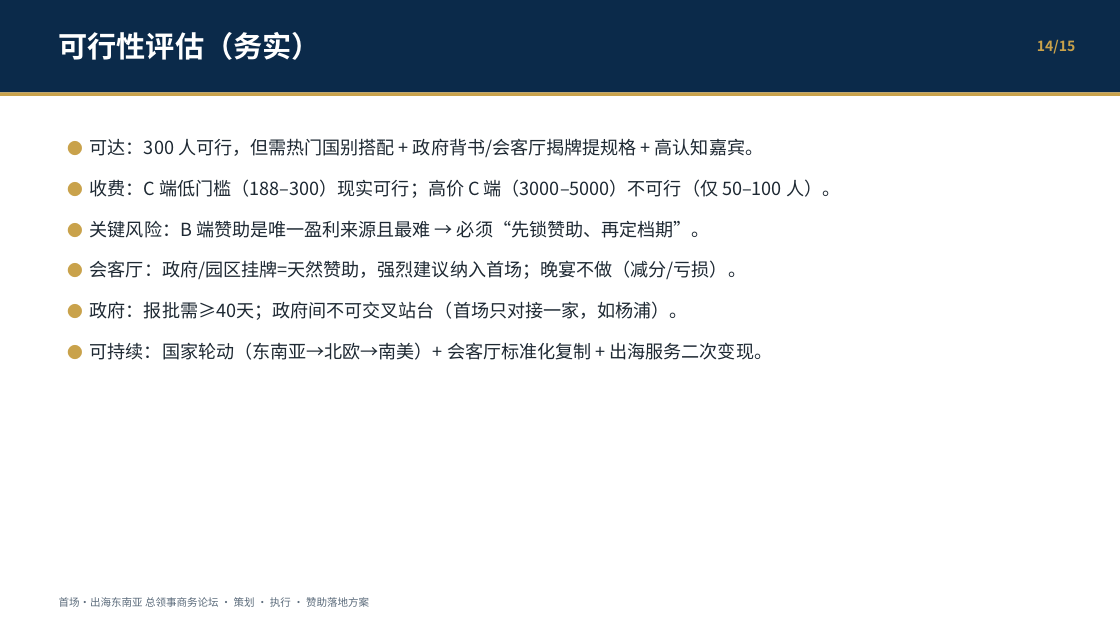
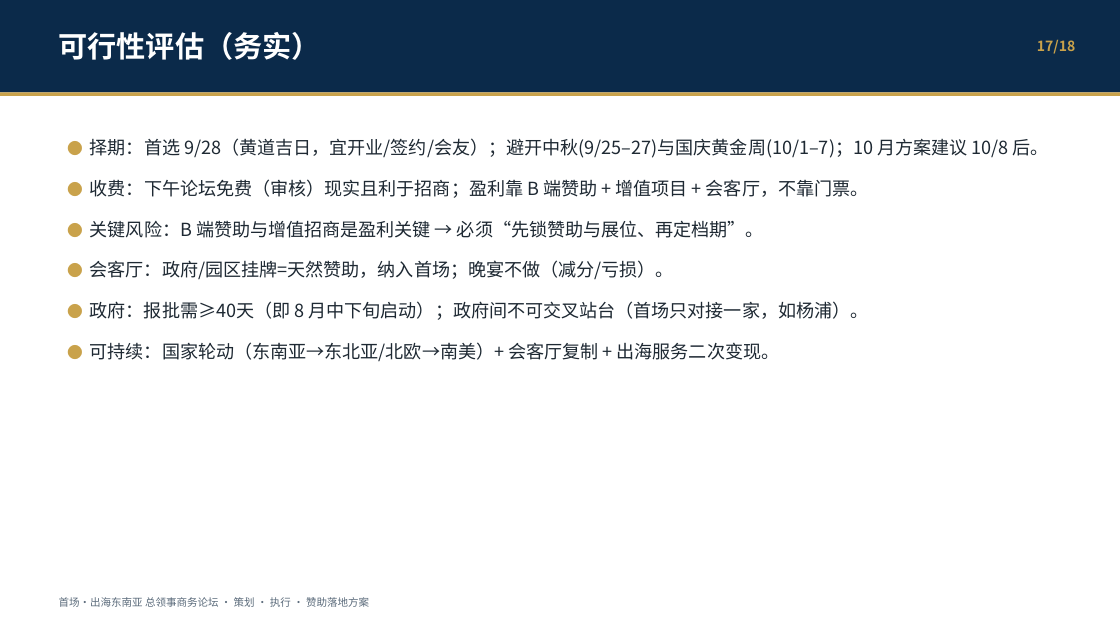
Before and after one commit to hujigang2010-maker/AIDEN, a slide deck: slide 22 of output/首场出海论坛-策划执行与赞助落地.pptx (slide 19 before the commit). Drawn at 1120x630 pixels with LibreOffice and Linux fonts; fonts in the diff are those of the drawing. Boxes give left, top, right and bottom in pixels: in the first picture for what was removed or moved away, otherwise in the second. Text is boxed around its words. In the diff, an @@ line names an element or a change of style, - is before the commit and + after.

```diff
--- a/output/首场出海论坛-策划执行与赞助落地.pptx
+++ b/output/首场出海论坛-策划执行与赞助落地.pptx
@@ text at [1037,39,1075,54]: text changed @@
-14/15
+17/18
@@ text at [90,138,1049,361]: text changed @@
-● 可达：300 人可行，但需热门国别搭配 + 政府背书/会客厅揭牌提规格 + 高认知嘉宾。
-● 收费：C 端低门槛（188–300）现实可行；高价 C 端（3000–5000）不可行（仅 50–100 人）。
-● 关键风险：B 端赞助是唯一盈利来源且最难 → 必须“先锁赞助、再定档期”。
-● 会客厅：政府/园区挂牌=天然赞助，强烈建议纳入首场；晚宴不做（减分/亏损）。
-● 政府：报批需≥40天；政府间不可交叉站台（首场只对接一家，如杨浦）。
-● 可持续：国家轮动（东南亚→北欧→南美）+ 会客厅标准化复制 + 出海服务二次变现。
+● 择期：首选 9/28（黄道吉日，宜开业/签约/会友）；避开中秋(9/25–27)与国庆黄金周(10/1–7)；10 月方案建议 10/8 后。
+● 收费：下午论坛免费（审核）现实且利于招商；盈利靠 B 端赞助 + 增值项目 + 会客厅，不靠门票。
+● 关键风险：B 端赞助与增值招商是盈利关键 → 必须“先锁赞助与展位、再定档期”。
+● 会客厅：政府/园区挂牌=天然赞助，纳入首场；晚宴不做（减分/亏损）。
+● 政府：报批需≥40天（即 8 月中下旬启动）；政府间不可交叉站台（首场只对接一家，如杨浦）。
+● 可持续：国家轮动（东南亚→东北亚/北欧→南美）+ 会客厅复制 + 出海服务二次变现。
```
Also in this commit, not shown: 19 other slides changed, 3 slides added, 5 other files.
